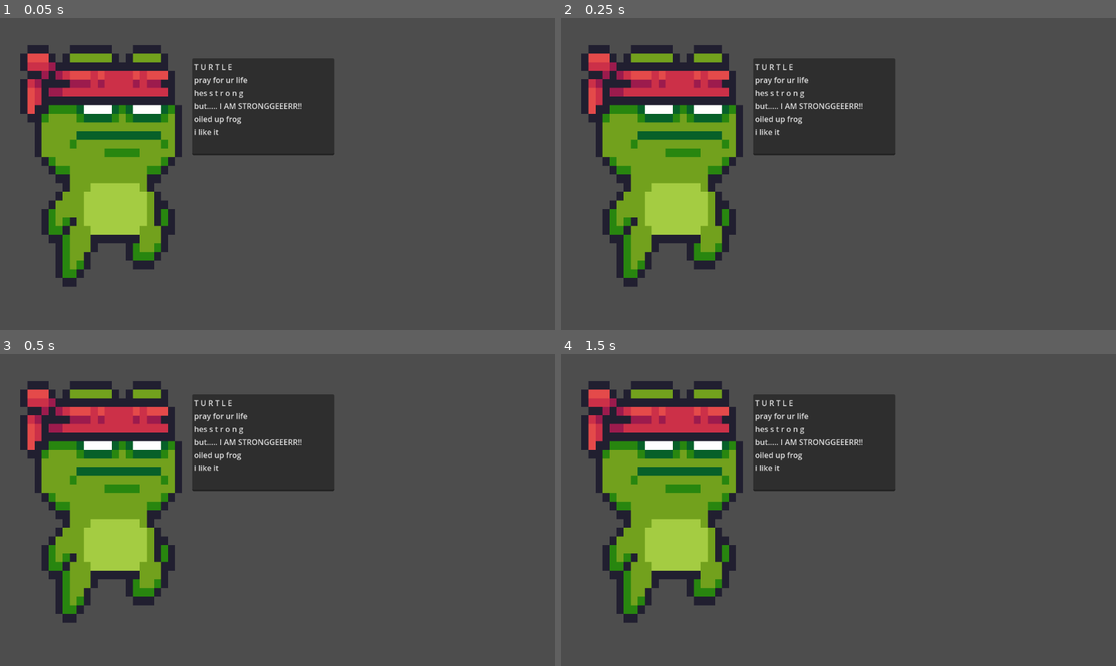
Above: before the commit, frames 1-4 (two rows, left to right).
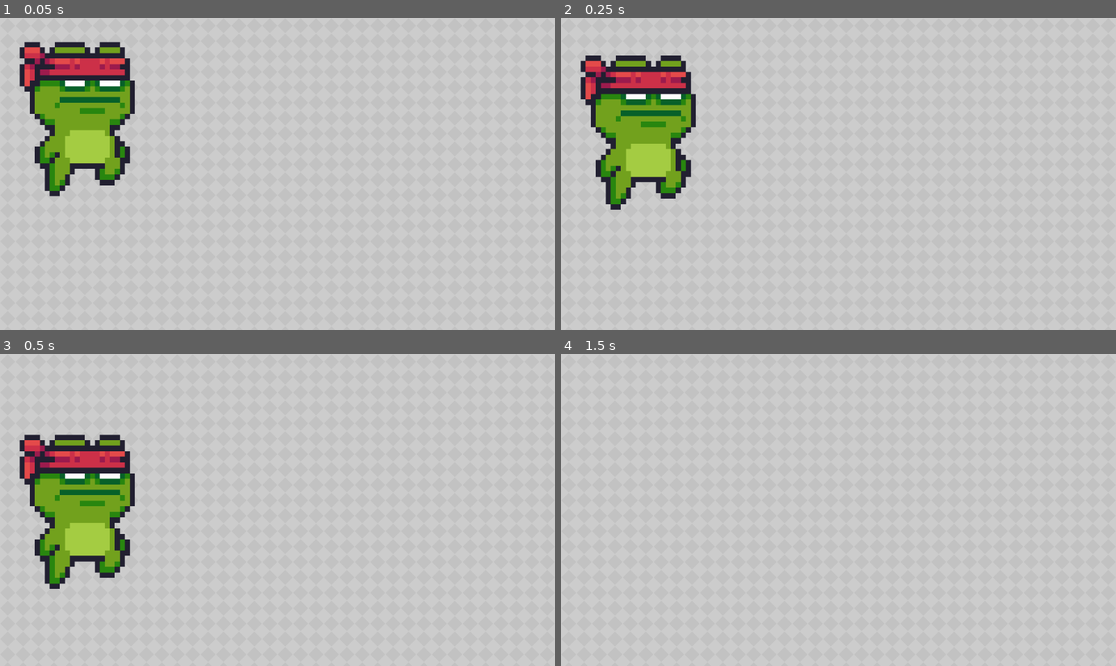
Above: after the commit, the same moments.

Repository: RocketRy-godot/godot-project
Game: Godot game, scene res://node.tscn
Same seed, same stepped clock (60 frames per second), same inputs: the game is played once before the commit and once after it. The project has no main scene, so this scene is started directly.
Inputs:
- Up to frame 1 (0.05 s): no input
- Up to frame 2 (0.25 s): no input
- Up to frame 3 (0.5 s): no input
- Up to frame 4 (1.5 s): tap Enter (ui_accept) at 0.5, 0.6, 0.77, 1.07, 1.35 s; hold Right (ui_right) from 0.53 s (still down)

The runs differ from the first frame. In frame 1, 98% of the frame differs, in the area x 0-100%, y 0-100%; in frame 2, 98%; in frame 3, 98%; in frame 4, 100%.

Commit message:
added sample sprite and background
we will change these later . just adding them as samples.

Diff:
--- /dev/null
+++ b/character_body_2d.gd
@@ -0,0 +1,25 @@
+extends CharacterBody2D
+
+
+const SPEED = 300.0
+const JUMP_VELOCITY = -400.0
+
+
+func _physics_process(delta: float) -> void:
+	# Add the gravity.
+	if not is_on_floor():
+		velocity += get_gravity() * delta
+
+	# Handle jump.
+	if Input.is_action_just_pressed("ui_accept") and is_on_floor():
+		velocity.y = JUMP_VELOCITY
+
+	# Get the input direction and handle the movement/deceleration.
+	# As good practice, you should replace UI actions with custom gameplay actions.
+	var direction := Input.get_axis("ui_left", "ui_right")
+	if direction:
+		velocity.x = direction * SPEED
+	else:
+		velocity.x = move_toward(velocity.x, 0, SPEED)
+
+	move_and_slide()
--- a/node.tscn
+++ b/node.tscn
@@ -1,23 +1,36 @@
-[gd_scene load_steps=2 format=3 uid="uid://ccumnmh08k3hl"]
+[gd_scene load_steps=6 format=3 uid="uid://ccumnmh08k3hl"]
 
 [ext_resource type="Texture2D" uid="uid://ctj7x8q1f37m" path="res://Jump (32x32).png" id="1_bguaw"]
+[ext_resource type="PackedScene" uid="uid://bawael6poyohe" path="res://terrain.tscn" id="1_pfoeh"]
+[ext_resource type="Texture2D" uid="uid://box5ubce3kk7r" path="res://Gray.png" id="2_b07yr"]
+[ext_resource type="Script" path="res://character_body_2d.gd" id="3_6gh8v"]
+
+[sub_resource type="CapsuleShape2D" id="CapsuleShape2D_bkf83"]
+radius = 109.0
+height = 314.0
 
 [node name="Node" type="Node"]
 
-[node name="Sprite2D" type="Sprite2D" parent="."]
+[node name="TextureRect" parent="." instance=ExtResource("1_pfoeh")]
+anchors_preset = 15
+anchor_right = 1.0
+anchor_bottom = 1.0
+offset_right = 0.0
+offset_bottom = 0.0
+grow_horizontal = 2
+grow_vertical = 2
+texture = ExtResource("2_b07yr")
+stretch_mode = 1
+
+[node name="CharacterBody2D" type="CharacterBody2D" parent="."]
+script = ExtResource("3_6gh8v")
+
+[node name="Sprite2D" type="Sprite2D" parent="CharacterBody2D"]
 texture_filter = 1
-position = Vector2(217.5, 271)
-scale = Vector2(14.5937, 17.9375)
+position = Vector2(165.75, 186.478)
+scale = Vector2(10.3906, 11.4468)
 texture = ExtResource("1_bguaw")
 
-[node name="TextEdit" type="TextEdit" parent="."]
-offset_left = 399.0
-offset_top = 84.0
-offset_right = 694.0
-offset_bottom = 285.0
-text = "T U R T L E
-pray for ur life
-hes s t r o n g
-but..... I AM STRONGGEEERR!!
-oiled up frog
-i like it"
+[node name="CollisionShape2D" type="CollisionShape2D" parent="CharacterBody2D"]
+position = Vector2(171, 202)
+shape = SubResource("CapsuleShape2D_bkf83")
--- /dev/null
+++ b/terrain.tscn
@@ -0,0 +1,5 @@
+[gd_scene format=3 uid="uid://bawael6poyohe"]
+
+[node name="TextureRect" type="TextureRect"]
+offset_right = 40.0
+offset_bottom = 40.0
Binary file added: Gray.png
Not shown, added: Gray.png.import
